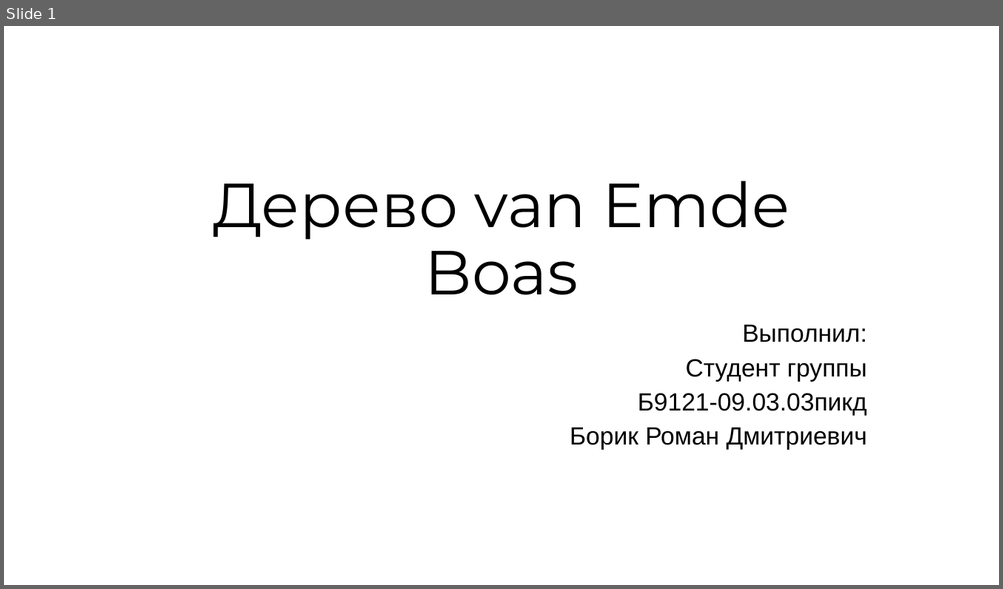
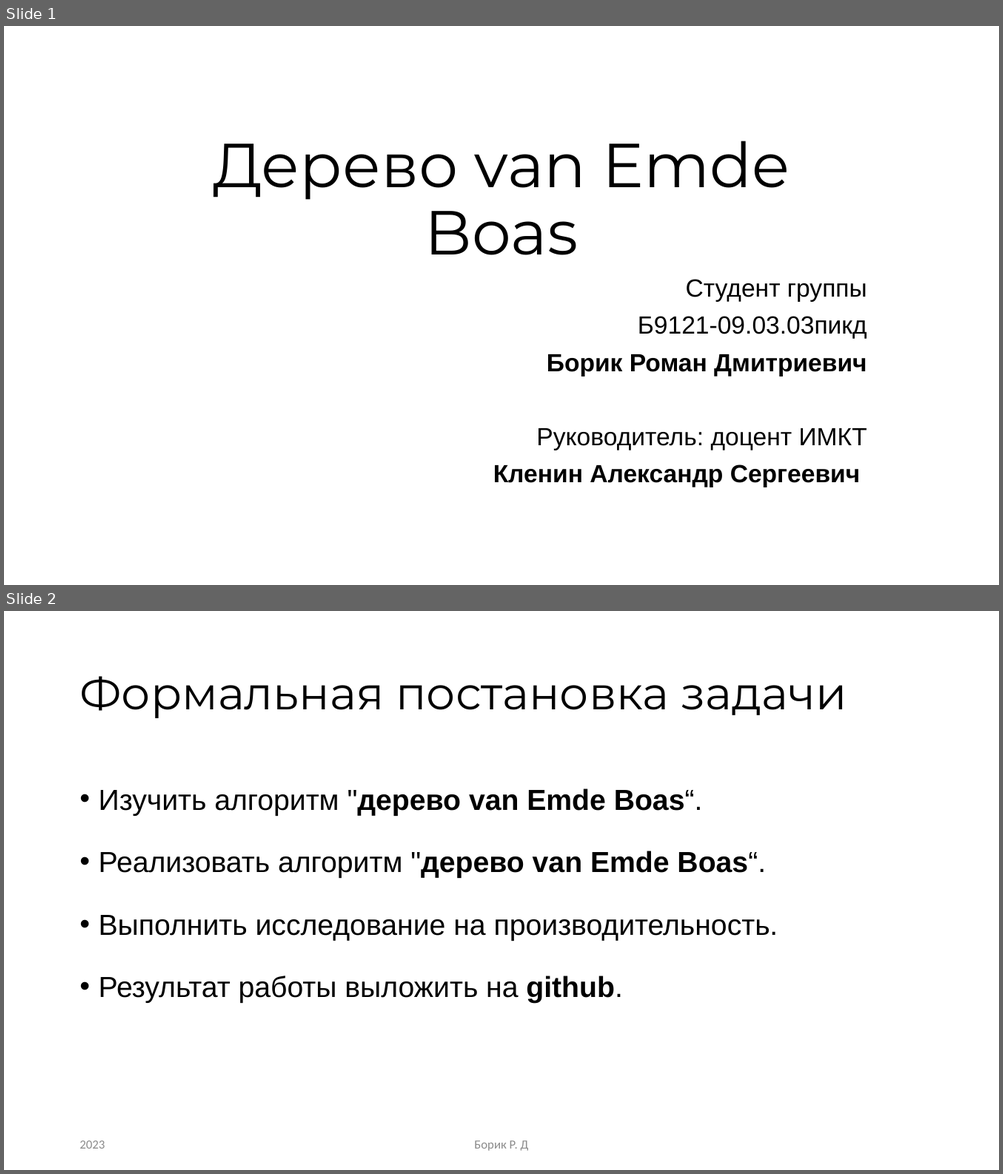
Before and after one commit to RandomServant/Van-Emde-Boas-tree, a slide deck: Presentation van Emde Boas tree.pptx. Shown one above the other, each under a label of ours: slide 1 before the commit, slides 1 and 2 after it. The pictures are 1003x589 and 1003x1174 pixels, drawn with LibreOffice and Linux fonts; fonts in the diff are those of the drawing; background and template pictures are left out. Boxes give left, top, right and bottom in pixels: in the first picture for what was removed or moved away, otherwise in the second. Text is boxed around its words. In the diff, an @@ line names an element or a change of style, - is before the commit and + after.

```diff
--- a/Presentation van Emde Boas tree.pptx
+++ b/Presentation van Emde Boas tree.pptx
@@ slide 2 added at <box>4,611,999,1170</box>, background #FFFFFF @@
@@ title added at <box>79,676,847,718</box>, 44 pt, text #000000 @@
+Формальная постановка задачи
@@ text added at <box>99,789,778,1003</box>, 28 pt, text #000000 @@
+• Изучить алгоритм "дерево van Emde Boas“.
+• Реализовать алгоритм "дерево van Emde Boas“.
+• Выполнить исследование на производительность.
+• Результат работы выложить на github.
@@ text added at <box>79,1141,105,1149</box>, 12 pt, text #8C8C8C @@
+2023
@@ text added at <box>474,1141,529,1151</box>, 12 pt, text #8C8C8C @@
+Борик Р. Д
@@ slide 1 changed as well @@
@@ title "Дерево van Emde Boas": place and size @@
-title "Дерево van Emde Boas" at <box>213,181,790,295</box>
+title "Дерево van Emde Boas" at <box>213,141,790,255</box>
@@ subtitle "Студент группы": place and size @@
-subtitle "Студент группы" at <box>569,325,867,450</box>
+subtitle "Студент группы" at <box>493,279,867,488</box>
@@ subtitle at <box>546,279,867,377</box>: bold on in "Борик Роман Дмитриевич"; line spacing 0.8 to 0.9 @@
@@ subtitle at <box>742,325,867,343</box>: paragraph removed @@
-Выполнил:
@@ subtitle at <box>493,429,867,488</box>: paragraphs added @@
+Руководитель: доцент ИМКТ
+Кленин Александр Сергеевич
```
Also in this commit, not shown: 1 other slide changed, 16 other slides added, 10 slides removed.
